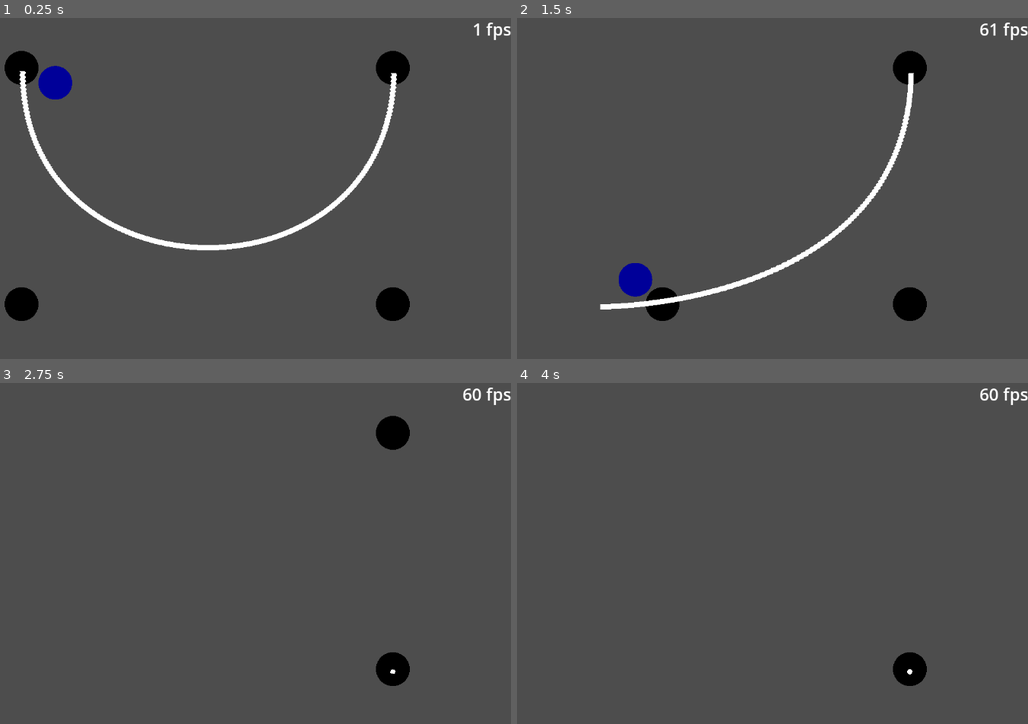
Above: before the commit, frames 1-4 (two rows, left to right).
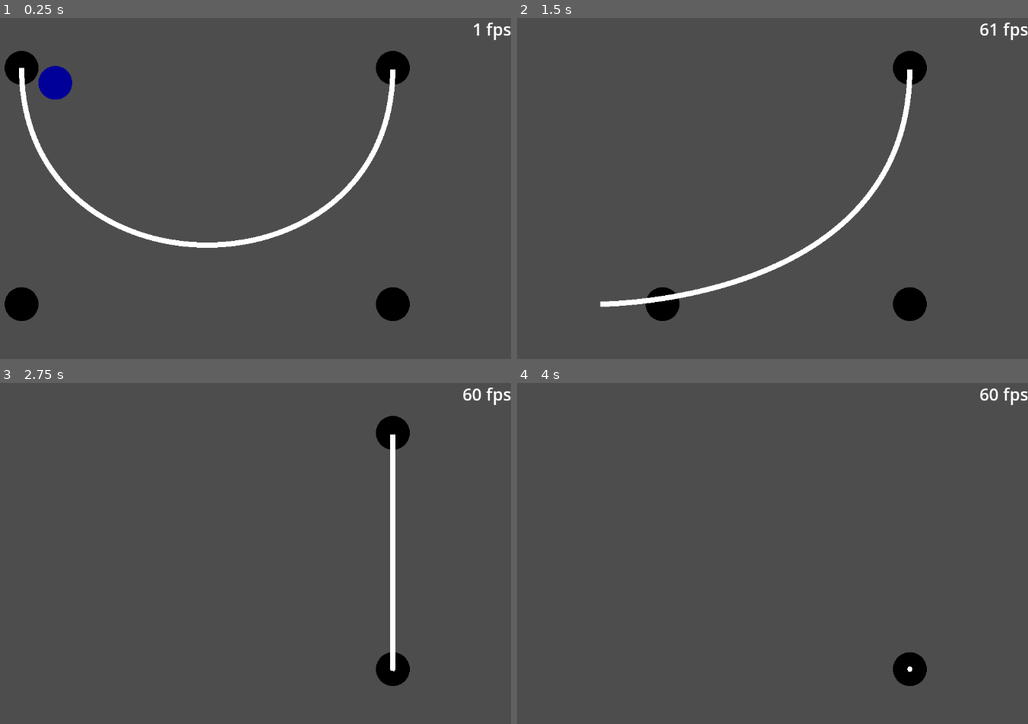
Above: after the commit, the same moments.

Repository: alideno/Godot-Cubic-Bezier-Curve-Generator
Game: Godot game, scene res://testing_ground.tscn
Two runs of this game, one before a commit and one after it. Both use one fixed random seed, a clock stepped at 60 frames per second and the inputs below. The engine's default icon, where the game draws it, is replaced by a stand-in: a white triangle on a blue panel in a dark square.
Inputs (mouse positions are in pixels of both pictures, inside the frame that each line leads up to):
- Up to frame 1 (0.25 s): no input
- Up to frame 2 (1.5 s): drag from (537, 69) to (537, 304) at 0.52 s; drag from (537, 304) to (910, 304) at 1.27 s
- Up to frame 3 (2.75 s): click (393, 669) at 2.17 s
- Up to frame 4 (4 s): tap Enter at 2.75 s; drag from (910, 434) to (910, 669) at 2.77 s; tap Space at 3.5 s; move the mouse to (905, 604) at 3.52 s; click (905, 604) at 3.67 s

The runs differ from the first frame. In frame 1, 1.5% of the frame differs, in the area x 3-78%, y 14-69%; in frame 2, 2.0%, in the area x 16-78%, y 14-86%; in frame 3, 0.7%; in frame 4, less than 0.1%.

Commit message:
fixed the accordian bug and lowkey finished the project

Diff:
--- a/scenes/cubic_bezier_curve.tscn
+++ b/scenes/cubic_bezier_curve.tscn
@@ -6,7 +6,7 @@
 script = ExtResource("1_dmpkk")
 collision = true
 
+[node name="MeshInstance2D" type="MeshInstance2D" parent="." unique_id=1164257067]
+
 [node name="CollisionPolygon2D" type="CollisionPolygon2D" parent="." unique_id=215884260]
 build_mode = 1
-
-[node name="MeshInstance2D" type="MeshInstance2D" parent="." unique_id=1164257067]
--- a/scripts/cubic_bezier_curve.gd
+++ b/scripts/cubic_bezier_curve.gd
@@ -21,18 +21,26 @@
 
 func _ready() -> void:
 	control_points = [control_point1,control_point2,control_point3,control_point4]
-	points = [control_point1.global_position,control_point2.global_position,control_point3.global_position,control_point4.global_position]
+	points = [
+			to_local(control_point1.global_position),
+			to_local(control_point2.global_position),
+			to_local(control_point3.global_position),
+			to_local(control_point4.global_position)
+			]
 	interpolate(step_size)
-
 
 
 func _process(_delta: float) -> void:
 
 	if Engine.get_process_frames() % 5 == 0:
 		for i in range(4):
-			if control_points[i].global_position != points[i]:
-				clear_all()
-				points = [control_point1.global_position,control_point2.global_position,control_point3.global_position,control_point4.global_position]
+			if to_local(control_points[i].global_position) != points[i]:
+				points = [
+						to_local(control_point1.global_position),
+						to_local(control_point2.global_position),
+						to_local(control_point3.global_position),
+						to_local(control_point4.global_position)
+						]
 				interpolate(step_size)
 				return
 
@@ -43,7 +51,6 @@
 	var step_count : int = (1/step) - 1
 
 	var last_coord : Vector2 = Bezier(0)
-	var last_angle : float = 0
 	#mark_point(last_coord)
 	var u = step
 
@@ -55,46 +62,56 @@
 
 	for i in range(step_count):
 		# Constant for every rectangle
-		var colorRect : ColorRect = ColorRect.new()
-
 		var new_coord : Vector2 = Bezier(u)
 		u = u + step
-		# Used to calculate the size of the rectangle
-		var distance : float = last_coord.distance_to(new_coord)
-		colorRect.pivot_offset = Vector2(distance/2,width/2)
-		var s = Vector2(distance,width)
+
+		var dir = (new_coord - last_coord).normalized()
+		var normal = Vector2(-dir.y, dir.x) * (width / 2.0)
+
+		# Top and bottom left points
+		vertices.push_back(last_coord + normal)
+		vertices.push_back(last_coord - normal)
+		last_coord = new_coord
+
+	var final_vertices : PackedVector2Array = []
+	var count = vertices.size()
+	final_vertices.push_back(vertices[0])
+	final_vertices.push_back(vertices[1])
+	if collision:
+		top_points.push_back(vertices[0])
+		bottom_points.push_back(vertices[1])
+
+	const PITY_RATE := 3
+	var pity_counter := 0
 
 
-		# The position of the rectangle
-		colorRect.global_position = last_coord
+	for i in range(0,count-6, 6):
+		var first_angle = deg_angle(vertices[i],vertices[i+2])
+		var second_angle = deg_angle(vertices[i+2],vertices[i+4])
 
-		# Used to calculate the rotation of the rectangle
-		var angle = (last_coord-new_coord).angle()
-		colorRect.rotation = angle
+		if abs(first_angle - second_angle) <= 0.2:
+			if pity_counter < PITY_RATE:
+				pity_counter += 1
+				continue
 
-		if abs(abs(rad_to_deg(angle)) - abs(last_angle)) <= 0.5:
-			continue
+		for j in range(0,6):
+			final_vertices.push_back(vertices[i+j])
+			if collision:
+				if j % 2 == 0:
+					top_points.append(vertices[i+j])
+				else:
+					bottom_points.append(vertices[i+j])
 
-		var xform = get_global_transform().affine_inverse() * colorRect.get_global_transform()
+		if pity_counter == PITY_RATE:
+			pity_counter = 0
 
+	final_vertices.push_back(vertices[-2])
+	final_vertices.push_back(vertices[-1])
+	if collision:
+		top_points.push_back(vertices[-2])
+		bottom_points.push_back(vertices[-1])
 
-		if collision:
-			top_points.append(xform * Vector2(0, 0))
-			bottom_points.append(xform * Vector2(0, s.y))
-
-		# 0,0    s.x,0
-		# 0,s.y  s.x,s.y
-
-
-		vertices.push_back(xform * Vector2(0, 0))
-		vertices.push_back(xform * Vector2(0, s.y))
-
-
-		last_coord = new_coord
-		last_angle = rad_to_deg(angle)
-
-
-	create_mesh(vertices)
+	create_mesh(final_vertices)
 
 	if collision:
 		# Reverse the bottom points so the polygon draws a continuous loop
@@ -102,9 +119,10 @@
 
 		# Combine them into one final array
 		top_points.append_array(bottom_points)
-		collision_shape.polygon = top_points
+		collision_shape.set_deferred("polygon", top_points)
 
-	print("Vertex count: " + str(vertices.size()))
+	print("Initial vertex count: " + str(vertices.size()))
+	print("Final vertex count: " + str(final_vertices.size()))
 
 
 
@@ -116,7 +134,8 @@
 	arr_mesh.add_surface_from_arrays(Mesh.PRIMITIVE_TRIANGLE_STRIP, arrays)
 	mesh_instance.mesh = arr_mesh
 
-
+func deg_angle(first: Vector2,second: Vector2) -> float:
+	return rad_to_deg((first-second).angle())
 
 
 ## Returns the point the curve is at t, 0 <= t <= 1
@@ -139,17 +158,3 @@
 	colorRect.size = Vector2(debug_size,debug_size)
 	colorRect.position = point
 	add_child(colorRect)
-
-## Clear EVERYTHING related to the curve (except itself)
-func clear_all() -> void:
-	if get_child_count() == 0:
-		return
-
-	for child in get_children():
-		if child == collision_shape:
-			collision_shape.polygon.clear()
-			continue
-		if child == mesh_instance:
-			mesh_instance.mesh = null
-			continue
-		child.queue_free()
--- a/testing_ground.tscn
+++ b/testing_ground.tscn
@@ -44,6 +44,7 @@
 control_point3 = NodePath("../ControlKnob3/P3")
 control_point4 = NodePath("../ControlKnob4/P4")
 width = 10.0
+collision = false
 
 [node name="Label" type="Label" parent="." unique_id=1735841466]
 offset_left = 875.0
Binary file changed: BoardOfPain.png
Not shown, added: BoardOfPain.png.import
Not shown, changed: README.md
